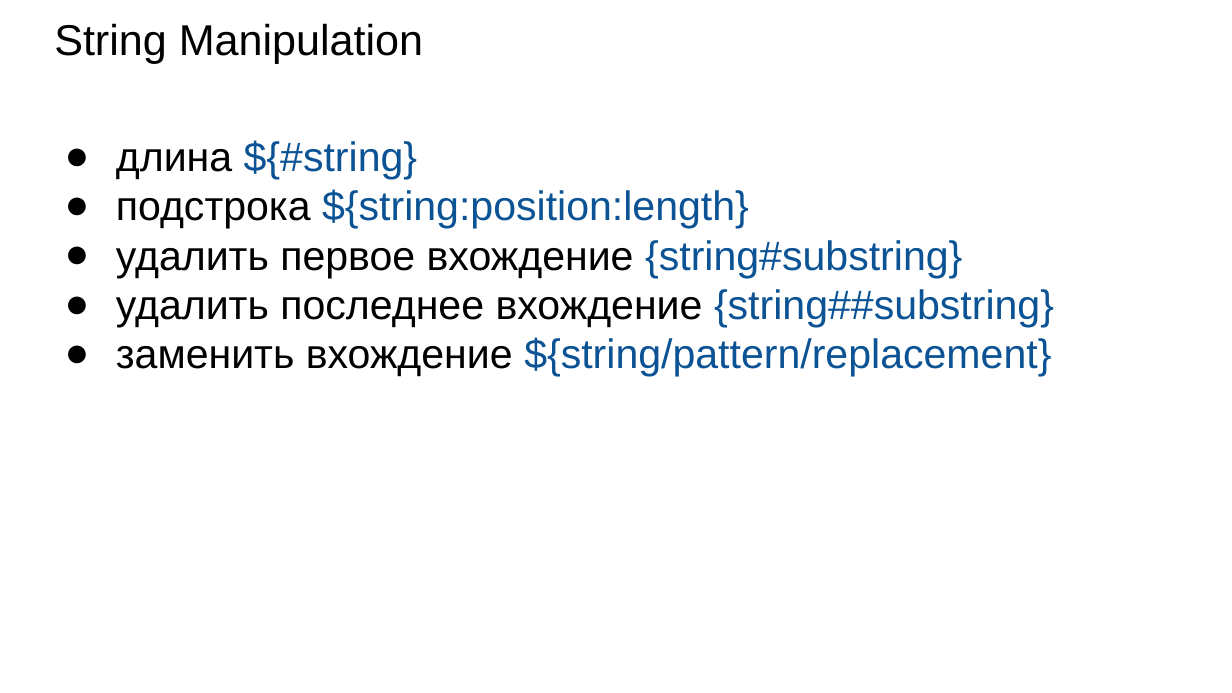
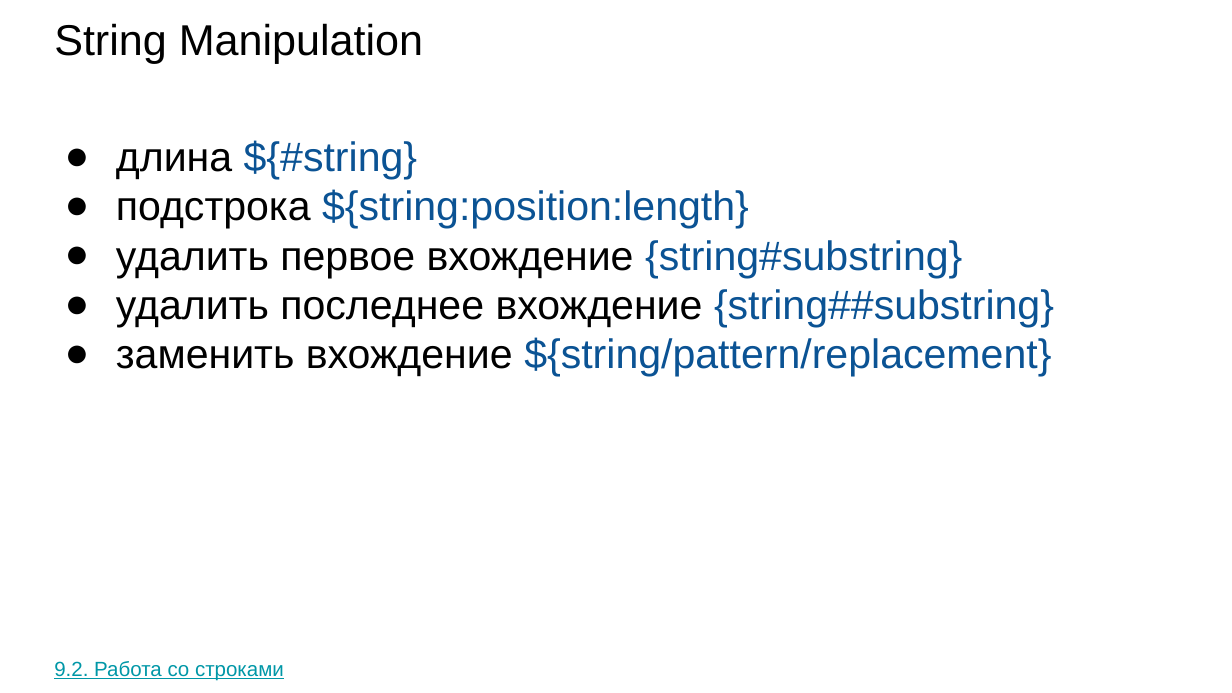
Before and after one commit to XoM9choK37/server-administration, a slide deck: slide 4 of theory/Облако/Лекции/3. bash.pptx. Drawn at 1232x693 pixels with LibreOffice and Linux fonts; fonts in the diff are those of the drawing. Boxes give left, top, right and bottom in pixels: in the first picture for what was removed or moved away, otherwise in the second. Text is boxed around its words. In the diff, an @@ line names an element or a change of style, - is before the commit and + after.

```diff
--- a/theory/Облако/Лекции/3. bash.pptx
+++ b/theory/Облако/Лекции/3. bash.pptx
@@ text added at (54,661,284,680), 12 pt, text #0097A7, underline @@
+9.2. Работа со строками
```
Also in this commit, not shown: 13 other slides changed, 10 slides added, 1 slide removed, 32 other files.
